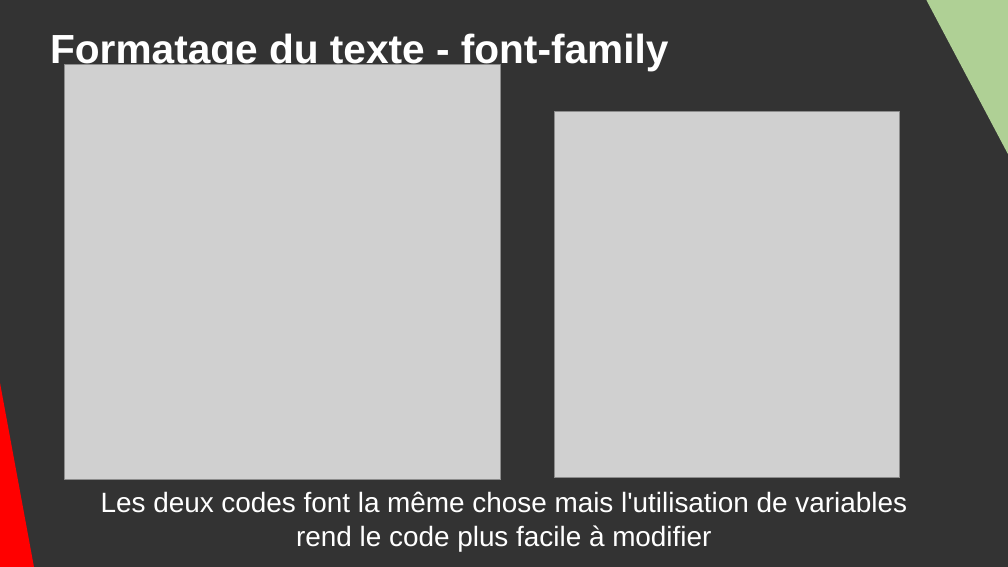
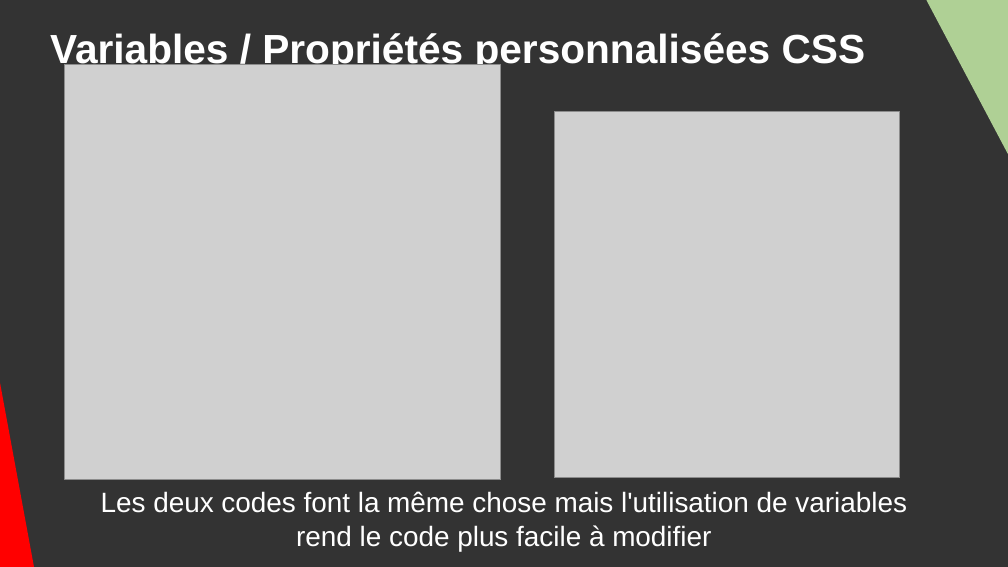
Before and after one commit to DanYellow/cours, a slide deck: slide 22 of integration-web-s1/travaux-pratiques/numero-4/presentation.odp (slide 23 before the commit). Drawn at 1008x567 pixels with LibreOffice and Linux fonts; fonts in the diff are those of the drawing; grey boxes stand for pictures. Boxes give left, top, right and bottom in pixels: in the first picture for what was removed or moved away, otherwise in the second. Text is boxed around its words. In the diff, an @@ line names an element or a change of style, - is before the commit and + after.

```diff
--- a/integration-web-s1/travaux-pratiques/numero-4/presentation.odp
+++ b/integration-web-s1/travaux-pratiques/numero-4/presentation.odp
@@ title at (50, 33, 866, 70): text changed @@
-Formatage du texte - font-family
+Variables / Propriétés personnalisées CSS
```
Also in this commit, not shown: 5 other slides changed, 1 slide removed, 1 other file.
